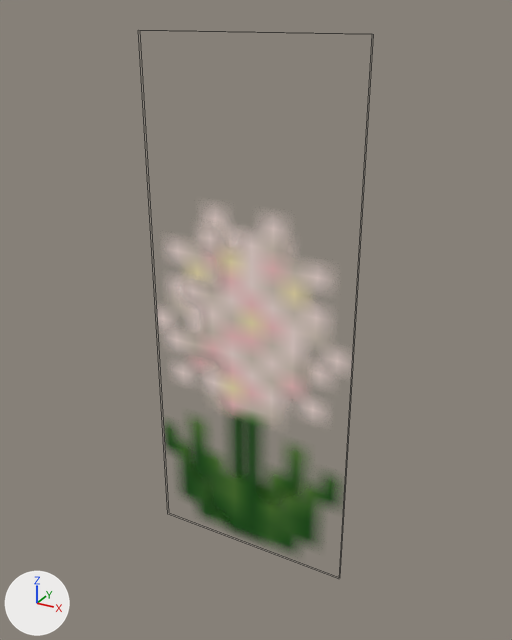
Two versions of the FBX model BGN CITY WARS/Assets/BLOCKYGON ASSETS ©/MODELS/GENIRIC ENVIREMENT/BGN_FLOWER 4.fbx, one commit apart.
Both versions are drawn from a camera (50 mm lens) standing at (0.069, -1.046, 1.033) and looking at (-0.49, -0.03, 0.525). The axes (+X, +Y, +Z) are drawn at lower left. The lights are the same throughout. Mesh edges are drawn as thin lines. Where no turn or scale is listed for an object, it has been applied to the vertices.

The first picture shows 'BGN_FLOWER_4'.
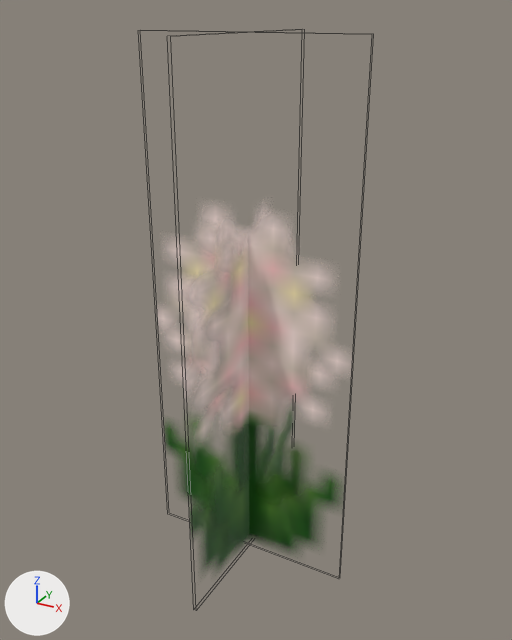
Pixel boxes [x1, y1, x2, y2] of what changed, in the pictures (512 x 640 px):
'BGN_FLOWER_4', reshaped
    before: [157, 209, 348, 552]
    after: [157, 208, 348, 569]
part 1 of me_scene, added
    after: [183, 208, 294, 569]

What changed in the scene script:
```text
Change me_scene:
    used by ob_bgn_flower_4; location = (0.0, 0.0, 0.0)
    verts and faces of me_scene; kept vertices keep their numbers, new ones are numbered from 8
    remove me_scene.from_pydata(...)  # 8 vertices, 2 faces; spans x -0.701..-0.299, y -0.044..-0.039, z 0.025..1.0
    add me_scene.from_pydata(...)  # 16 vertices, 4 faces; spans x -0.701..-0.299, y -0.242..0.159, z 0.025..1.0
    me_scene part 1
    add verts[8] = (-0.497, -0.242, 0.025)
    add verts[9] = (-0.497, -0.242, 1.0)
    add verts[10] = (-0.503, -0.242, 0.025)
    add verts[11] = (-0.503, -0.242, 1.0)
    add for new, old in zip([*range(12, 16)], [*range(8, 12)]): verts[new] = verts[old] + (0.0, 0.401, 0.0)
    add faces += [(8, 12, 13, 9), (10, 11, 15, 14)]
```
